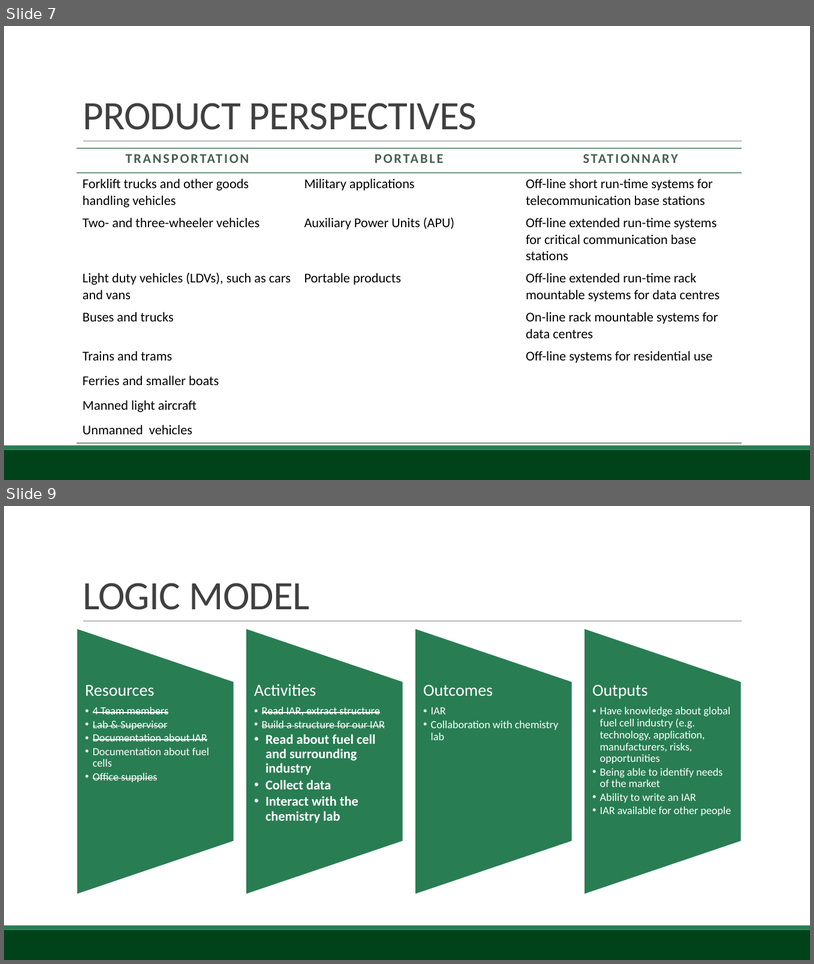
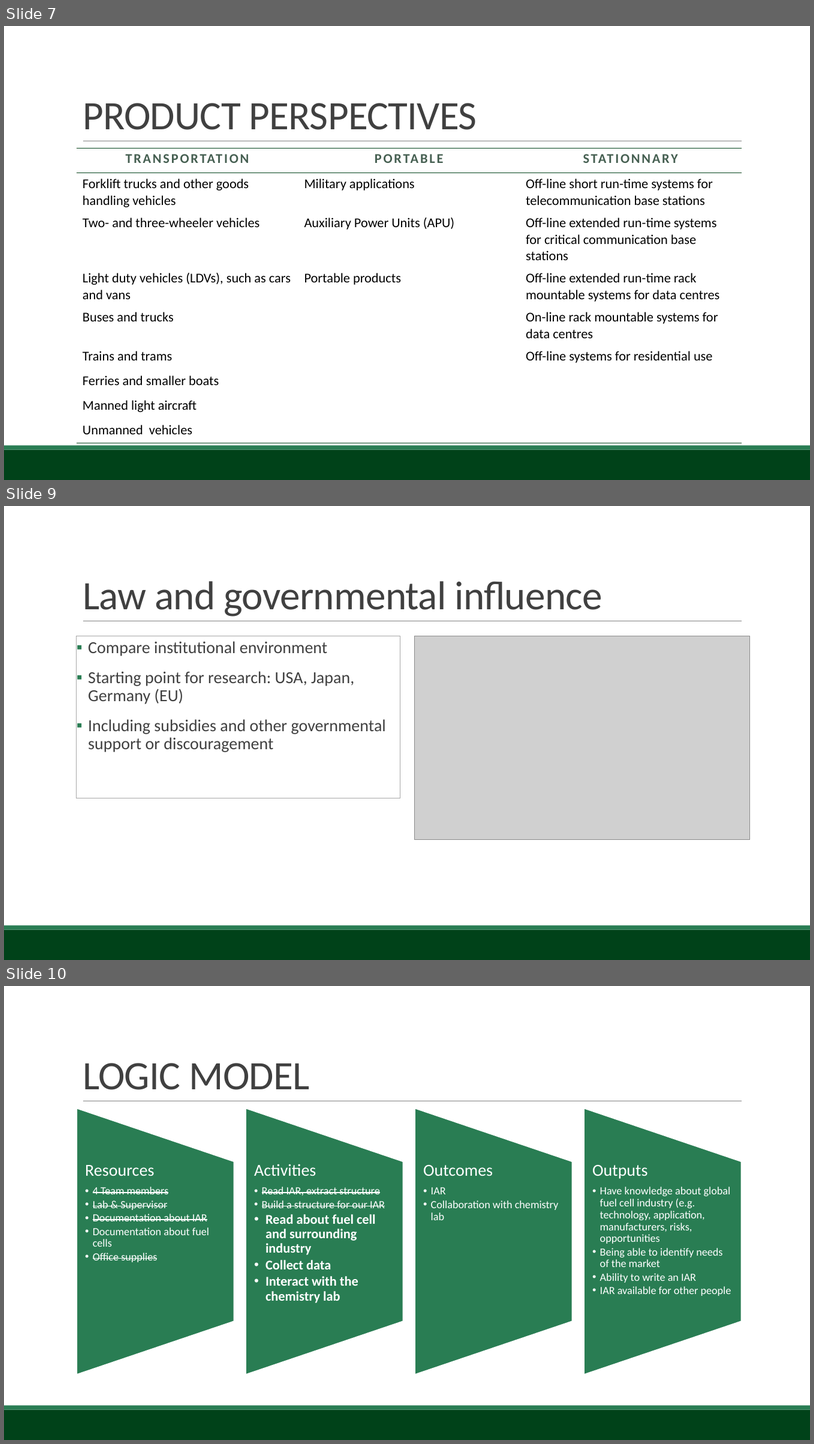
Before and after one commit to BambuGMS/Industry-Analysis-Report, a slide deck: Assignments/Presentations/2015.04.15Presentation_0.pptx. Shown one above the other, each under a label of ours: slides 7 and 9 before the commit, slides 7, 9 and 10 after it; the slides between them are not shown. The pictures are 814x964 and 814x1444 pixels, drawn with LibreOffice and Linux fonts; fonts in the diff are those of the drawing; grey boxes stand for pictures; background and template pictures are left out. Boxes give left, top, right and bottom in pixels: in the first picture for what was removed or moved away, otherwise in the second. Text is boxed around its words. In the diff, an @@ line names an element or a change of style, - is before the commit and + after.

```diff
--- a/Assignments/Presentations/2015.04.15Presentation_0.pptx
+++ b/Assignments/Presentations/2015.04.15Presentation_0.pptx
@@ slide 9 added at (x1=4, y1=506, x2=810, y2=960), background #FFFFFF; not listed: 3 template elements that a slide beside it also shows @@
@@ title added at (x1=83, y1=581, x2=603, y2=616), 48 pt, text #404040 @@
+Law and governmental influence
@@ text added at (x1=77, y1=636, x2=401, y2=798), outline #A6A6A6 0.75 pt, 20 pt, text #404040 @@
+▪ Compare institutional environment
+▪ Starting point for research: USA, Japan, Germany (EU)
+▪ Including subsidies and other governmental support or discouragement
@@ picture added at (x1=415, y1=636, x2=750, y2=840) @@
@@ what was slide 9 is now slide 10 @@
```
Also in this commit, not shown: 5 slides changed.
